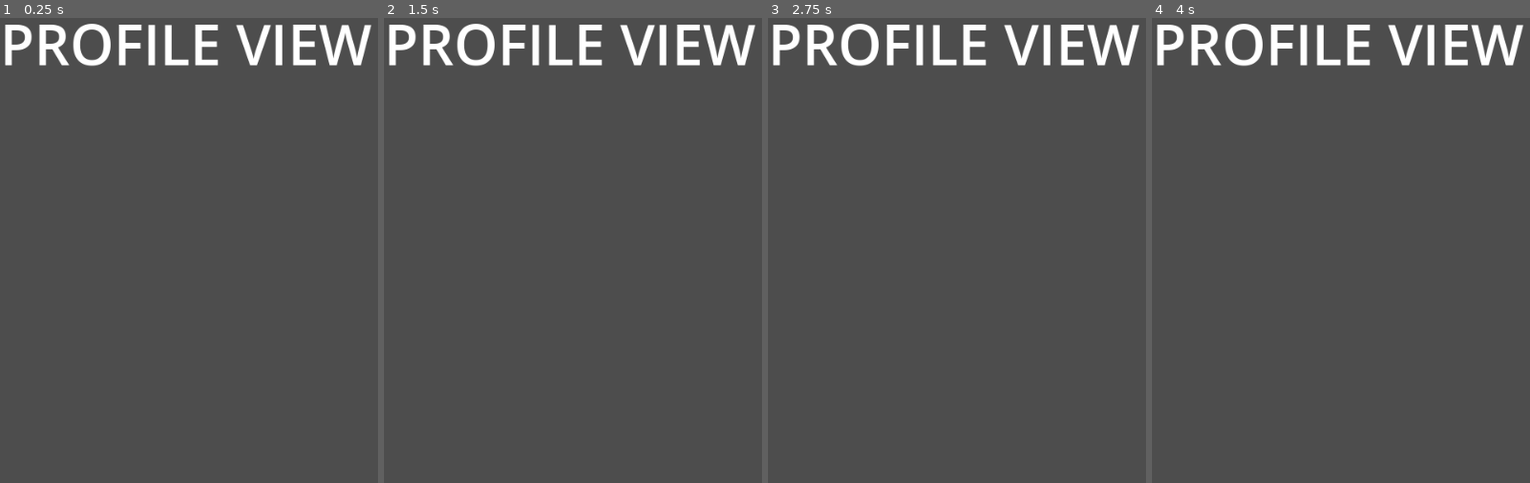
Above: before the commit, frames 1-4 (left to right).
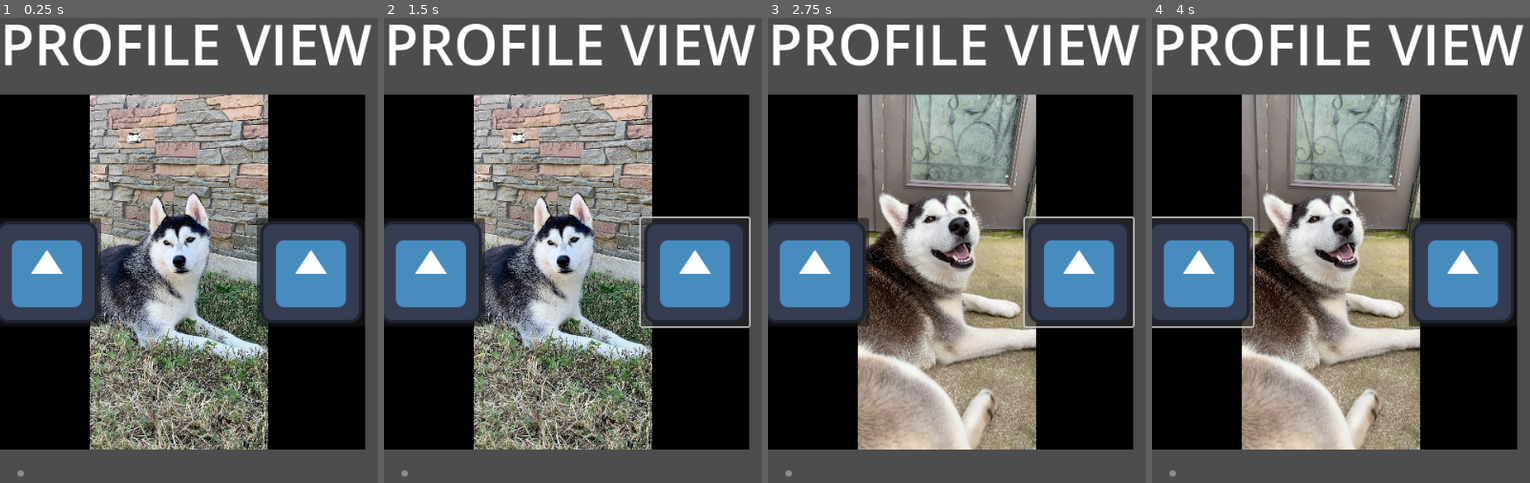
Above: after the commit, the same moments.

Repository: Wyatt5150/Dog-Tinder-Codestuff
Game: Godot game, scene res://Scenes/ProfileView.tscn
Same seed, same stepped clock (60 frames per second), same inputs: the game is played once before the commit and once after it. The project has no main scene, so this scene is started directly. The engine's default icon, where the game draws it, is replaced by a stand-in: a white triangle on a blue panel in a dark square.
Inputs (mouse positions are in pixels of both pictures, inside the frame that each line leads up to):
- Up to frame 1 (0.25 s): no input
- Up to frame 2 (1.5 s): click (429, 273) at 0.52 s; click (693, 273) at 1.27 s
- Up to frame 3 (2.75 s): click (1077, 273) at 2.02 s
- Up to frame 4 (4 s): click (1197, 273) at 2.77 s; click (1197, 273) at 3.52 s

The runs differ from the first frame. In frame 1, 65% of the frame differs, in the area x 0-97%, y 16-99%; in frame 2, 65%; in frame 3, 67%; in frame 4, 67%.

Commit message:
put a default profile in Globals.undecided + made display for images from a profile

Diff:
--- a/Datez4Dogz/Globals/Globals.gd
+++ b/Datez4Dogz/Globals/Globals.gd
@@ -12,8 +12,18 @@
 
 # Called when the node enters the scene tree for the first time.
 func _ready() -> void:
+	make_default_profiles()
+	pass # Replace with function body.
 
-	pass # Replace with function body.
+func make_default_profiles():
+	var profile = UserProfile.new()
+	profile.username = "Norm El Man"
+	profile.location = "real place, tx"
+	profile.about = "I am a person that exist"
+	profile.pictures = [load("res://Sprites/DogPics/husky2-1.jpg"),load("res://Sprites/DogPics/husky2-2.jpg")]
+
+	undecided.append(profile)
+	pass
 
 func set_font_size(size):
 	var t:Theme = load("res://Themes/Theme.tres")
--- a/Datez4Dogz/Scenes/ProfileView.tscn
+++ b/Datez4Dogz/Scenes/ProfileView.tscn
@@ -1,11 +1,65 @@
-[gd_scene load_steps=2 format=3 uid="uid://b5pgeiq6wwn7x"]
+[gd_scene load_steps=7 format=3 uid="uid://b5pgeiq6wwn7x"]
 
+[ext_resource type="Script" path="res://Scripts/profile_view.gd" id="1_0g7d7"]
 [ext_resource type="Theme" uid="uid://de8v2cdqc8x16" path="res://Themes/BigHeaderTheme.tres" id="1_h8h0o"]
+[ext_resource type="Texture2D" uid="uid://dfaqnu57p8s40" path="res://Sprites/DogPics/husky2-1.jpg" id="3_5hx3t"]
+[ext_resource type="Texture2D" uid="uid://t0cc7i4fsvh1" path="res://icon.svg" id="4_htdu4"]
+[ext_resource type="Theme" uid="uid://brtq38ympa1w8" path="res://Themes/SmallHeaderTheme.tres" id="5_o150v"]
+[ext_resource type="Theme" uid="uid://6hdp0kr0obht" path="res://Themes/BodyTheme.tres" id="6_ee2mv"]
 
 [node name="ProfileView" type="Node2D"]
+script = ExtResource("1_0g7d7")
 
 [node name="Label" type="Label" parent="."]
 offset_right = 40.0
 offset_bottom = 23.0
 theme = ExtResource("1_h8h0o")
 text = "PROFILE VIEW"
+
+[node name="UserImageDisplay" type="ColorRect" parent="."]
+offset_left = 57.0
+offset_top = 112.0
+offset_right = 525.0
+offset_bottom = 558.0
+color = Color(0, 0, 0, 1)
+
+[node name="UserImage" type="TextureRect" parent="UserImageDisplay"]
+offset_right = 423.0
+offset_bottom = 462.0
+texture = ExtResource("3_5hx3t")
+expand_mode = 1
+stretch_mode = 5
+
+[node name="Prev" type="Button" parent="UserImageDisplay"]
+offset_left = -27.0
+offset_top = 168.0
+offset_right = 109.0
+offset_bottom = 304.0
+icon = ExtResource("4_htdu4")
+
+[node name="Next" type="Button" parent="UserImageDisplay"]
+offset_left = 434.0
+offset_top = 159.0
+offset_right = 570.0
+offset_bottom = 295.0
+icon = ExtResource("4_htdu4")
+
+[node name="About" type="ScrollContainer" parent="."]
+offset_left = 22.0
+offset_top = 584.0
+offset_right = 30.0
+offset_bottom = 592.0
+
+[node name="VBoxContainer" type="VBoxContainer" parent="About"]
+layout_mode = 2
+
+[node name="Name" type="Label" parent="About/VBoxContainer"]
+layout_mode = 2
+theme = ExtResource("5_o150v")
+
+[node name="About" type="Label" parent="About/VBoxContainer"]
+layout_mode = 2
+theme = ExtResource("6_ee2mv")
+
+[connection signal="button_down" from="UserImageDisplay/Prev" to="." method="change_image" binds= [-1]]
+[connection signal="button_down" from="UserImageDisplay/Next" to="." method="change_image" binds= [1]]
--- /dev/null
+++ b/Datez4Dogz/Scripts/profile_view.gd
@@ -0,0 +1,67 @@
+extends Node2D
+var profile: UserProfile
+
+var images:Array
+var imageIndex:int
+
+var buttons
+
+var fireOnce
+
+# Called when the node enters the scene tree for the first time.
+func _ready() -> void:
+	fireOnce = true
+
+	imageIndex = 0
+
+	# set up image display stuff
+	var next = $UserImageDisplay/Next
+	var prev = $UserImageDisplay/Prev
+	var backdrop = $UserImageDisplay
+
+	# set up image area
+	backdrop.position.x = get_viewport().size.x/2 - backdrop.size.x/2
+	backdrop.get_node("UserImage").size = backdrop.size
+
+	# set buttons to change image
+	prev.position.x = 0
+	prev.position.y = backdrop.size.y/2-prev.size.y/2
+
+	next.size = prev.size
+	next.position.y = prev.position.y
+	next.position.x = backdrop.size.x-prev.size.x
+
+	buttons = [prev,next]
+	for but in buttons:
+		but.disabled = true
+
+	load_profile(Globals.undecided[0])
+	pass # Replace with function body.
+
+
+func load_profile(userProfile:UserProfile):
+	profile = userProfile
+	load_info()
+
+func load_info(isUserProfile:bool = true):
+	# load image display stuff
+	images = profile.pictures
+	for but in buttons:
+		but.disabled = false
+	set_profile_image(0)
+
+	# load information
+	var info = $About/VBoxContainer
+	info.get_node("Name").text = profile.username
+	info.get_node("About").text = profile.about
+
+# Profile Image Display things
+func set_profile_image(index):
+	index += profile.pictures.size()
+	index = index%profile.pictures.size()
+	imageIndex = index
+	$UserImageDisplay/UserImage.texture = images[imageIndex]
+
+func change_image(incr: int) -> void:
+	set_profile_image(imageIndex+incr)
+	pass # Replace with function body.
